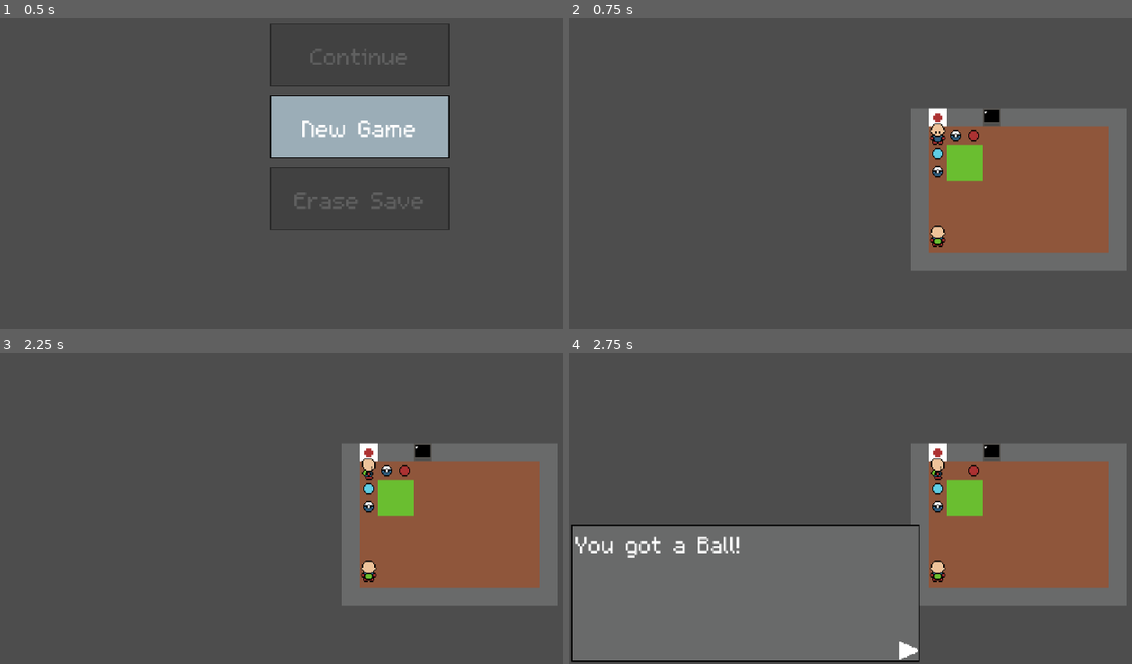
Above: before the commit, frames 1-4 (two rows, left to right).
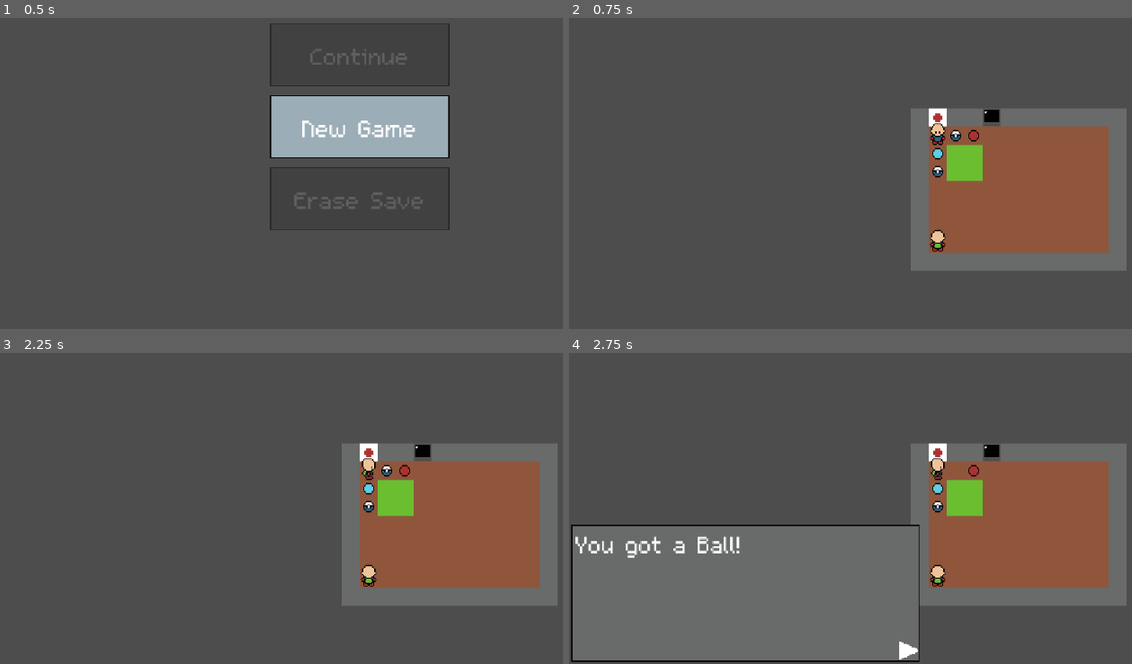
Above: after the commit, the same moments.

Repository: jevonsp/MonsterTamerRPG
Game: Godot game, scene res://scenes/ui/main_menu/main_menu.tscn
Same seed, same stepped clock (60 frames per second), same inputs: the game is played once before the commit and once after it.
Inputs (mouse positions are in pixels of both pictures, inside the frame that each line leads up to):
- Up to frame 1 (0.5 s): no input
- Up to frame 2 (0.75 s): tap Enter at 0.5 s; move the mouse to (1086, 105) at 0.52 s; hold D (right) from 0.53 s (still down); hold Space (yes) from 0.53 s (still down); click (1086, 105) at 0.67 s
- Up to frame 3 (2.25 s): release D (right) at 1.25 s; release Space (yes) at 1.25 s; drag from (213, 480) to (394, 499) at 1.27 s; tap Enter at 2 s; move the mouse to (433, 371) at 2.02 s; hold D (right) from 2.03 s (still down); hold Shift from 2.03 s (still down)
- Up to frame 4 (2.75 s): keep holding D (right); keep holding Shift; tap Space (yes) at 2.3 s

Frame 1 is identical in both runs. In frame 2, 0.2% of the frame differs, in the area x 64-67%, y 66-76%; in frame 3, 0.2%; in frame 4, 0.2%.

Commit message:
Trainer Walking + Interaction!

Diff:
--- a/classes/base/EncounterZone.gd
+++ b/classes/base/EncounterZone.gd
@@ -6,6 +6,7 @@
 func _ready() -> void:
 	add_to_group("encounter")
 	EventBus.step_completed.connect(_on_step_completed)
+	EventBus.obstacle_removed.connect(_on_obstacle_removed)
 	setup()
 	shape_setup()
 
@@ -20,6 +21,14 @@
 		if child is CollisionPolygon2D:
 			shape = child
 			break
+
+func _on_obstacle_removed(pos: Vector2):
+	await DialogueManager.dialogue_closed
+	print("got obstacle removed")
+	if shape and check_position(pos):
+		var player = get_tree().get_first_node_in_group("player")
+		player.processing = false
+		trigger(pos)
 
 func _on_step_completed(pos: Vector2):
 	if shape and check_position(pos):
--- a/classes/base/Interactable.gd
+++ b/classes/base/Interactable.gd
@@ -41,3 +41,4 @@
 	visible = false
 	shape.disabled = true
 	monitoring = false
+	EventBus.obstacle_removed.emit(global_position)
--- a/scenes/game/game.tscn
+++ b/scenes/game/game.tscn
@@ -21,7 +21,7 @@
 size = Vector2(32, 32)
 
 [sub_resource type="RectangleShape2D" id="RectangleShape2D_5v6r0"]
-size = Vector2(16, 120)
+size = Vector2(16, 80)
 
 [sub_resource type="RectangleShape2D" id="RectangleShape2D_3xj4h"]
 size = Vector2(16, 16)
@@ -52,12 +52,12 @@
 [node name="Trainers" type="Node2D" parent="."]
 
 [node name="Trainer" parent="Trainers" instance=ExtResource("16_3xj4h")]
-position = Vector2(8, 96)
+position = Vector2(8, 104)
 team = Array[ExtResource("5_87uf6")]([ExtResource("6_2a8rs")])
 levels = Array[int]([1])
 
 [node name="CollisionShape2D" type="CollisionShape2D" parent="Trainers/Trainer"]
-position = Vector2(0, -20)
+position = Vector2(0, -32)
 shape = SubResource("RectangleShape2D_5v6r0")
 
 [node name="Items" type="Node2D" parent="."]
--- /dev/null
+++ b/scenes/world/level_components/trainer/interactable.gd
@@ -0,0 +1,16 @@
+extends Interactable
+
+@export var trainer: Trainer
+
+func interact():
+	print("trainer interacted")
+	dialogue()
+
+func dialogue():
+	if not trainer.defeated:
+		DialogueManager.show_dialogue(trainer.fight_text)
+		await DialogueManager.dialogue_closed
+		trainer.build_encounter()
+	elif trainer.defeated:
+		DialogueManager.show_dialogue(trainer.post_fight_text)
+		await DialogueManager.dialogue_closed
--- a/scenes/world/level_components/trainer/trainer.gd
+++ b/scenes/world/level_components/trainer/trainer.gd
@@ -1,26 +1,34 @@
 class_name Trainer extends EncounterZone
 
+@export var static_body: StaticBody2D
 @export_range(0, 1) var encounter_chance: float = 1.0
 @export var team: Array[MonsterData] = []
 @export var levels: Array[int] = []
+
+@export var fight_text: String
+@export var defeat_text: String
+@export var post_fight_text: String
 
 @export var defeated: bool = false
 
 @export var ai_profile: AiProfile
 
+var tween
+
 func setup():
 	add_to_group("can_save")
+	add_to_group("interactable")
 
 func trigger(pos: Vector2):
-	print("stepped in trainer zone")
-	print("defeated:", defeated)
+	print("Trainer:", get_path(), "defeated:", defeated)
+	print("defeated:",  defeated)
 	if defeated:
 		print("already defeated")
 		return
-	print("trigger for trainer hit")
+	print("checking raycast")
 	if check_ray_cast2d(pos):
 		AiManager.set_ai(ai_profile, self)
-		build_encounter()
+		walk_to_player(pos)
 
 func check_ray_cast2d(pos: Vector2) -> bool:
 	var space_state = get_world_2d().direct_space_state
@@ -30,11 +38,28 @@
 	ray_params.collision_mask = 3
 	ray_params.exclude = [self]
 	var ray_result = space_state.intersect_ray(ray_params)
-	print(ray_result.is_empty())
+	print("ray_result.is_empty(): ", ray_result.is_empty())
 	return ray_result.is_empty()
 
+func walk_to_player(pos: Vector2):
+	print("walking to player")
+	const TILE_SIZE = 16
+	const WALK_SPEED = 5.0
+	var distance = static_body.position.distance_to(pos)
+	var tiles_to_travel = distance /TILE_SIZE
+	var duration = tiles_to_travel / WALK_SPEED
+
+	var local_target = to_local(pos)
+
+	tween = get_tree().create_tween()
+	tween.tween_property(static_body, "position", local_target, duration)
+	await tween.finished
+	print("tween finished")
+	DialogueManager.show_dialogue(fight_text)
+	await DialogueManager.dialogue_closed
+	build_encounter()
+
 func build_encounter():
-	EventBus.toggle_player.emit()
 	BattleManager.add_enemies(team, levels)
 	BattleManager.is_wild = false
 	BattleManager.start_battle()
--- a/scenes/world/level_components/trainer/trainer.tscn
+++ b/scenes/world/level_components/trainer/trainer.tscn
@@ -1,28 +1,47 @@
-[gd_scene load_steps=5 format=3 uid="uid://bvh6c81okfnnv"]
+[gd_scene load_steps=7 format=3 uid="uid://bvh6c81okfnnv"]
 
 [ext_resource type="Script" uid="uid://bjrv204kw8rxl" path="res://scenes/world/level_components/trainer/trainer.gd" id="1_oxi5s"]
 [ext_resource type="Resource" uid="uid://tavtommh30dv" path="res://scenes/world/level_components/trainer/profiles/TrainerProfile1.tres" id="2_of5uj"]
 [ext_resource type="Texture2D" uid="uid://ocbi1huhgdh8" path="res://scenes/world/player/player_sprite_sheet.png" id="3_eb86w"]
+[ext_resource type="Script" uid="uid://cyj5okjunk5ic" path="res://scenes/world/level_components/trainer/interactable.gd" id="4_k3rr7"]
 
 [sub_resource type="RectangleShape2D" id="RectangleShape2D_eb86w"]
 size = Vector2(16, 16)
 
-[node name="Trainer" type="Area2D"]
+[sub_resource type="RectangleShape2D" id="RectangleShape2D_d4fjg"]
+size = Vector2(18, 18)
+
+[node name="Trainer" type="Area2D" node_paths=PackedStringArray("static_body")]
 collision_layer = 2
 collision_mask = 0
 script = ExtResource("1_oxi5s")
+static_body = NodePath("AnimatableBody2D")
+fight_text = "You have to fight me now!"
+defeat_text = "How could I lose?"
+post_fight_text = "Maybe we can fight again later?"
 ai_profile = ExtResource("2_of5uj")
 metadata/_custom_type_script = "uid://b4iga57vuw36y"
 
-[node name="Sprite2D" type="Sprite2D" parent="."]
+[node name="AnimatableBody2D" type="AnimatableBody2D" parent="."]
+collision_layer = 4
+collision_mask = 2
+
+[node name="Sprite2D" type="Sprite2D" parent="AnimatableBody2D"]
 texture = ExtResource("3_eb86w")
+offset = Vector2(0, -4)
 hframes = 3
 vframes = 3
 frame = 1
 
-[node name="StaticBody2D" type="StaticBody2D" parent="."]
+[node name="CollisionShape2D" type="CollisionShape2D" parent="AnimatableBody2D"]
+shape = SubResource("RectangleShape2D_eb86w")
+
+[node name="Interactable" type="Area2D" parent="." node_paths=PackedStringArray("trainer")]
 collision_layer = 4
 collision_mask = 2
+script = ExtResource("4_k3rr7")
+trainer = NodePath("..")
+metadata/_custom_type_script = "uid://dff3max0oa2kp"
 
-[node name="CollisionShape2D" type="CollisionShape2D" parent="StaticBody2D"]
-shape = SubResource("RectangleShape2D_eb86w")
+[node name="CollisionShape2D" type="CollisionShape2D" parent="Interactable"]
+shape = SubResource("RectangleShape2D_d4fjg")
--- a/scenes/world/player/player2.gd
+++ b/scenes/world/player/player2.gd
@@ -52,6 +52,9 @@
 
 func _physics_process(delta: float) -> void:
 	if not UiManager.ui_stack.is_empty():
+		return
+
+	if not processing:
 		return
 
 	match current_state:
--- a/singletons/BattleManager.gd
+++ b/singletons/BattleManager.gd
@@ -248,11 +248,14 @@
 func win():
 	if not in_battle:
 		return
-	DialogueManager.show_dialogue("You win!")
-	await DialogueManager.dialogue_closed
+	if is_wild:
+		DialogueManager.show_dialogue("You defeated the wild %s!" % enemy_actor.name)
+		await DialogueManager.dialogue_closed
 	if not is_wild:
 		AiManager.trainer.defeated = true
-		print("AiManager.trainer.defeated:", AiManager.trainer.defeated)
+		DialogueManager.show_dialogue(AiManager.trainer.defeat_text)
+		await DialogueManager.dialogue_closed
+
 	end_battle()
 
 func lose():
@@ -337,7 +340,8 @@
 	print("actors/party cleared")
 	escape_attempts = 0
 	turn_actions.clear()
+	var player = get_tree().get_first_node_in_group("player")
 	if lost:
-		var player = get_tree().get_first_node_in_group("player")
 		player.respawn()
 	lost = false
+	player.processing = true
--- a/singletons/EventBus.gd
+++ b/singletons/EventBus.gd
@@ -8,7 +8,7 @@
 signal battle_manager_ready
 
 signal step_completed(position: Vector2)
-signal toggle_player
+signal obstacle_removed(position: Vector2)
 
 signal request_battle_actors
 signal player_battle_actor_sent(monster: Monster)
Not shown, added: scenes/world/level_components/trainer/interactable.gd.uid
